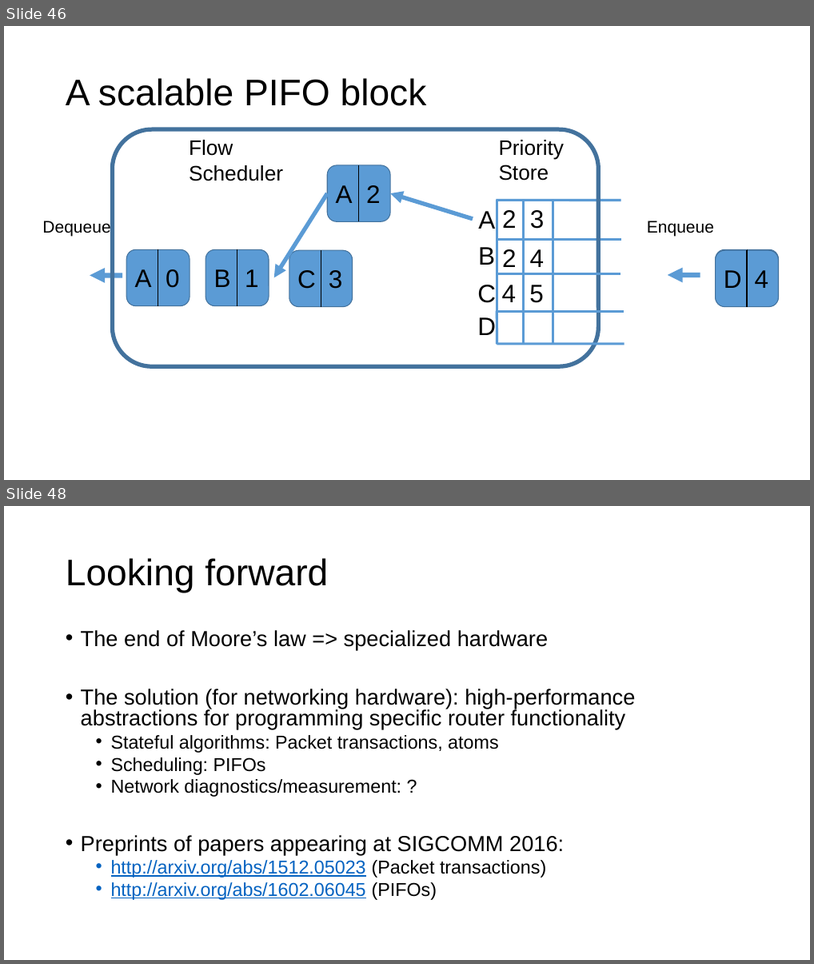
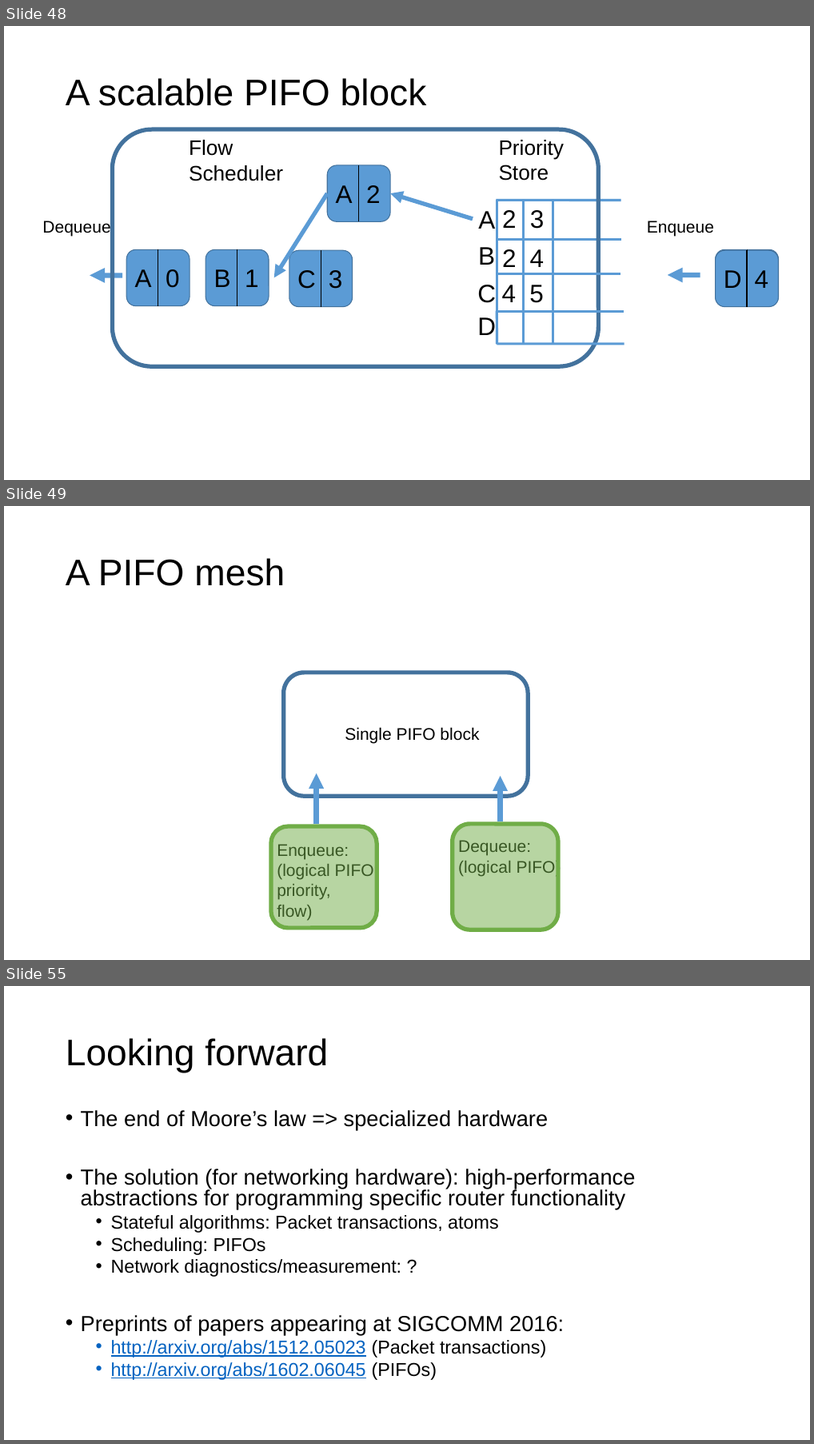
Before and after one commit to anirudhSK/pifo-domino-marple-ppts, a slide deck: domino_pifo.pptx. Shown one above the other, each under a label of ours: slides 46 and 48 before the commit, slides 48, 49 and 55 after it; the slides between them are not shown. The pictures are 814x964 and 814x1444 pixels, drawn with LibreOffice and Linux fonts; fonts in the diff are those of the drawing. Boxes give left, top, right and bottom in pixels: in the first picture for what was removed or moved away, otherwise in the second. Text is boxed around its words. In the diff, an @@ line names an element or a change of style, - is before the commit and + after.

```diff
--- a/domino_pifo.pptx
+++ b/domino_pifo.pptx
@@ slide 49 added at <box>4,506,810,960</box>, background #FFFFFF @@
@@ title added at <box>66,558,285,586</box>, 44 pt, text #000000 @@
+A PIFO mesh
@@ rounded rectangle added at <box>283,672,528,796</box>, outline #43739E 5 pt @@
@@ text added at <box>345,727,479,743</box>, 20 pt, text #000000 @@
+Single PIFO block
@@ arrow added from (317, 824) to (317, 773), #5B9BD5 6 pt @@
@@ arrow added from (501, 821) to (501, 776), #5B9BD5 6 pt @@
@@ rounded rectangle added at <box>271,826,378,928</box>, fill #70AD47 at 50% opacity, outline #70AD47 5 pt @@
@@ rounded rectangle added at <box>453,824,558,929</box>, fill #70AD47 at 50% opacity, outline #70AD47 5 pt @@
@@ text added at <box>458,840,562,876</box>, 20 pt, text #000000 @@
+Dequeue:
+(logical PIFO)
@@ text added at <box>277,844,379,920</box>, 20 pt, text #000000 @@
+Enqueue:
+(logical PIFO,
+priority,
+flow)
@@ what was slide 46 is now slide 48 @@
@@ what was slide 48 is now slide 55 @@
```
Also in this commit, not shown: 1 slide changed, 6 other slides added.
